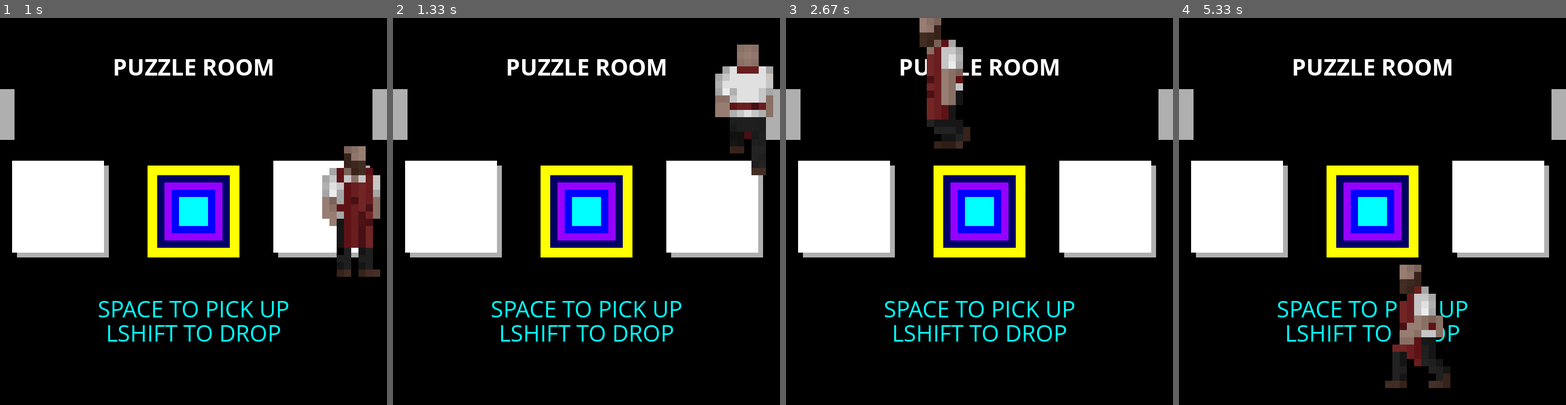
Above: before the commit, frames 1-4 (left to right).
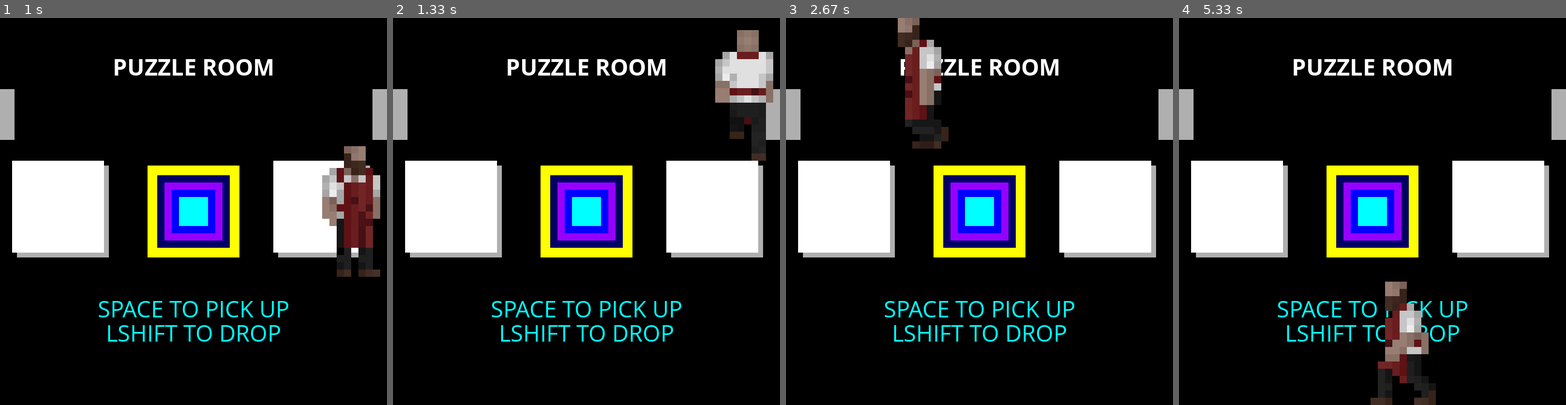
Above: after the commit, the same moments.

Repository: GetInk/useless_magnets
Game: pygame game, started from main.py
The game is run twice, just before and just after one commit, with the same random seed, the same clock (stepped at 60 frames per second) and the same inputs.
Inputs:
- Up to frame 1 (1 s): tap Space at 0.33 s; hold Right from 0.67 s (still down)
- Up to frame 2 (1.33 s): release Right at 1.13 s; hold Up from 1.17 s (still down)
- Up to frame 3 (2.67 s): release Up at 1.47 s; tap Shift at 2 s; hold Left from 2.33 s (still down)
- Up to frame 4 (5.33 s): release Left at 2.87 s; hold Down 2.9-3.2 s; hold Left 3.23-3.63 s; hold Up 3.67-4.03 s; hold Right 4.07-4.7 s; hold Down 4.73-5.1 s; hold Left from 5.13 s (still down)

Frame 1 is identical in both runs. In frame 2, 2.6% of the frame differs, in the area x 83-99%, y 3-41%; in frame 3, 4.0%, in the area x 28-48%, y 0-34%; in frame 4, 3.9%.

Commit message:
changed fps again

Diff:
--- a/main.py
+++ b/main.py
@@ -52,7 +52,7 @@
 # DISPLAY VARS
 screenSizeX = 800
 screenSizeY = 800
-fps = 90
+fps = 100
 gameName = "Useless Magnets"
 
 screenSize(screenSizeX, screenSizeY, gameName)
